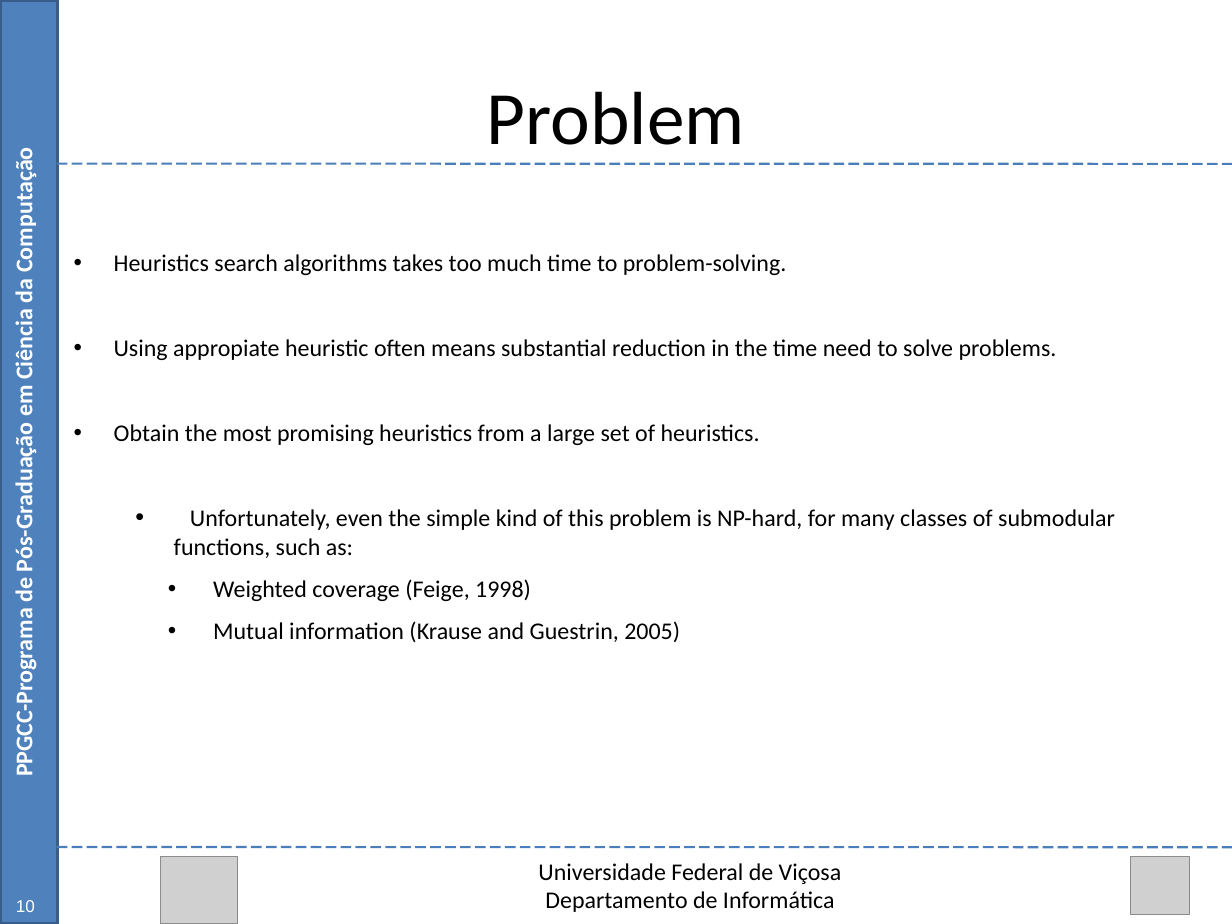
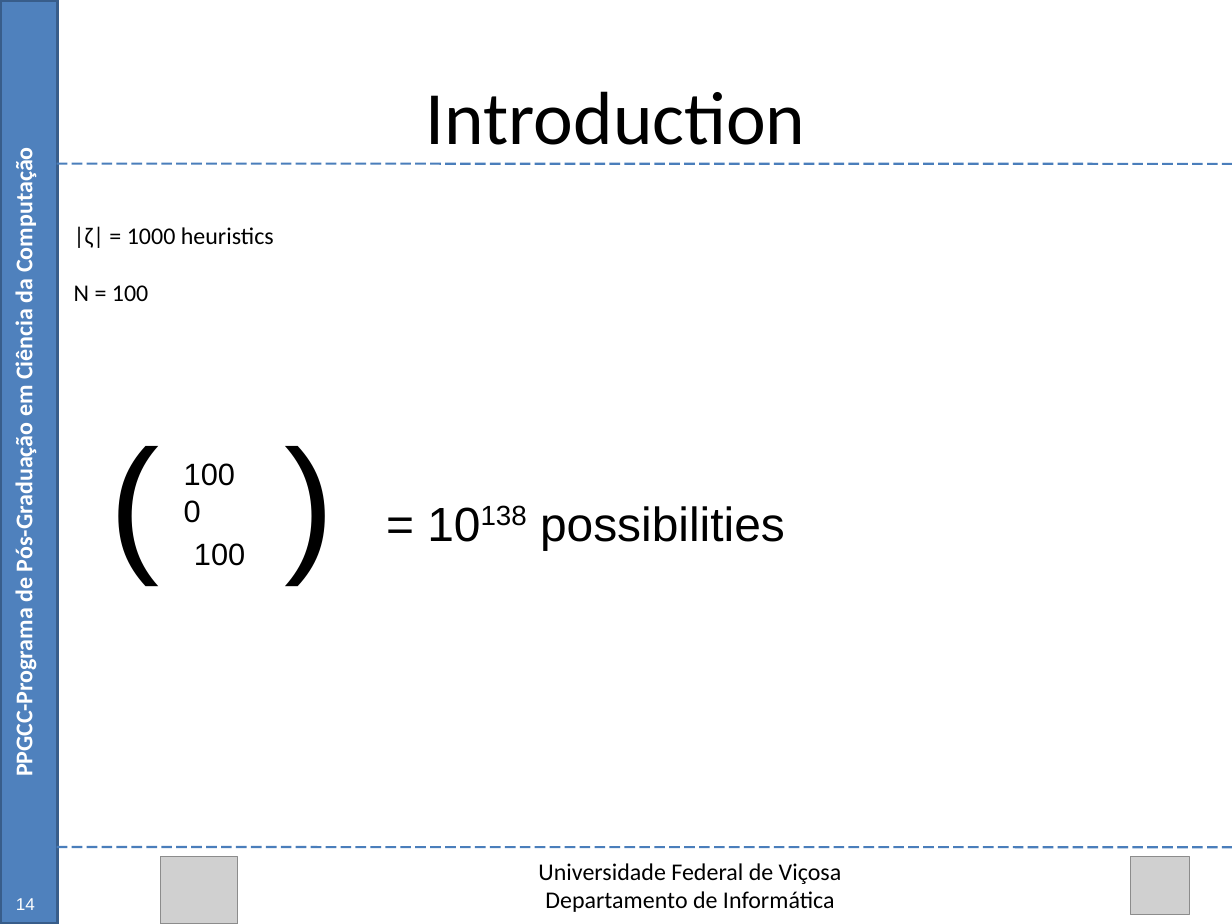
Before and after one commit to Marvinsky/research-marvin, a slide deck: slide 14 of latex/odp/selection heuristics.odp (slide 10 before the commit). Drawn at 1232x924 pixels with LibreOffice and Linux fonts; fonts in the diff are those of the drawing; grey boxes stand for pictures. Boxes give left, top, right and bottom in pixels: in the first picture for what was removed or moved away, otherwise in the second. Text is boxed around its words. In the diff, an @@ line names an element or a change of style, - is before the commit and + after.

Commit message:
10/09/15 update selection heuristics

```diff
--- a/latex/odp/selection heuristics.odp
+++ b/latex/odp/selection heuristics.odp
@@ text at bbox=[426, 91, 806, 145]: text changed @@
-Problem
+Introduction
@@ text at bbox=[74, 226, 274, 301]: text changed @@
-• Heuristics search algorithms takes too much time to problem-solving.
-• Using appropiate heuristic often means substantial reduction in the time need to solve problems.
-• Obtain the most promising heuristics from a large set of heuristics.
-  • Unfortunately, even the simple kind of this problem is NP-hard, for many classes of submodular functions, such as:
-    • Weighted coverage (Feige, 1998)
-    • Mutual information (Krause and Guestrin, 2005)
+|ζ| = 1000 heuristics
+N = 100
@@ text added at bbox=[97, 399, 347, 616], 88 pt, text #000000 @@
+( )
@@ text added at bbox=[171, 448, 264, 535], 18 pt, text #000000 @@
+1000
@@ text added at bbox=[540, 506, 785, 550], 28 pt, text #000000 @@
+= 10138 possibilities
@@ text added at bbox=[194, 543, 245, 566], 18 pt, text #000000 @@
+100
@@ page number added at bbox=[16, 898, 35, 910], 10 pt, text #FFFFFF @@
+14
@@ page number removed at bbox=[16, 900, 35, 912] @@
-10
```
Also in this commit, not shown: 9 other slides changed, 2 slides added.
